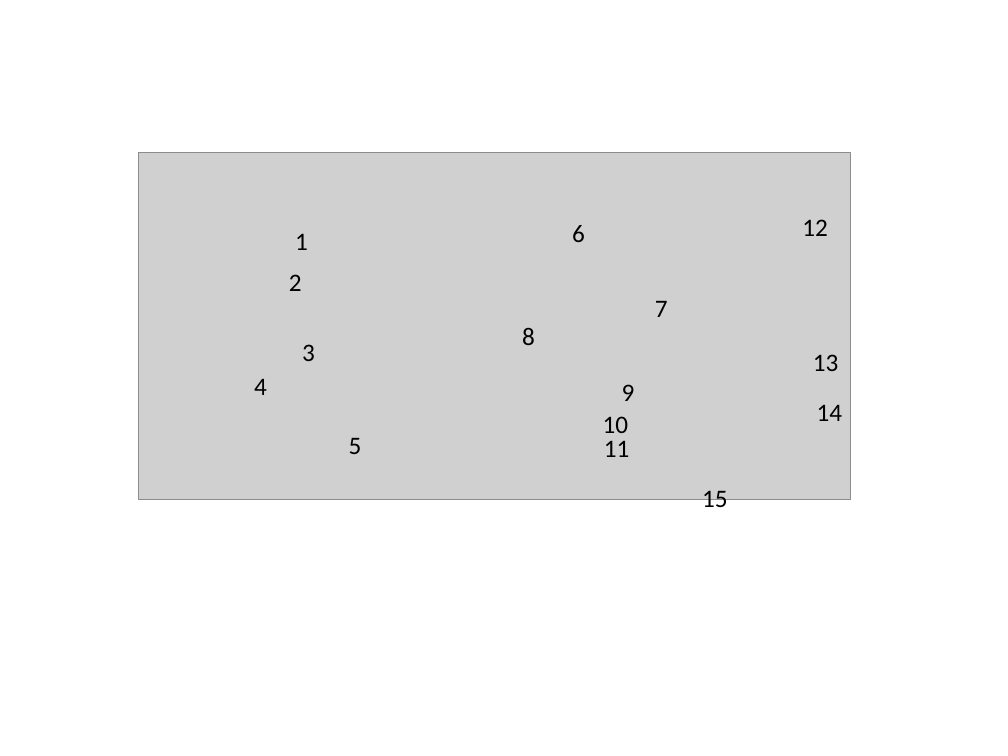
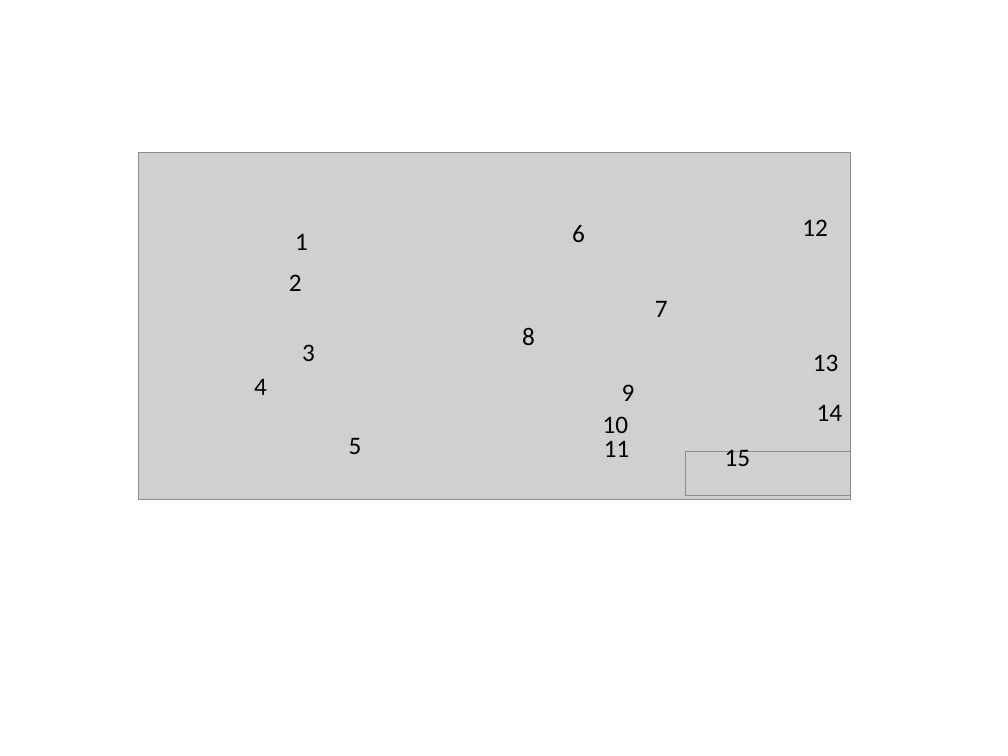
Before and after one commit to DePrettoM/EEGpal, a slide deck: slide 23 of Manuels/picture_EEGpal_manuals.pptx. Drawn at 1008x756 pixels with LibreOffice and Linux fonts; fonts in the diff are those of the drawing; grey boxes stand for pictures. Boxes give left, top, right and bottom in pixels: in the first picture for what was removed or moved away, otherwise in the second. Text is boxed around its words. In the diff, an @@ line names an element or a change of style, - is before the commit and + after.

```diff
--- a/Manuels/picture_EEGpal_manuals.pptx
+++ b/Manuels/picture_EEGpal_manuals.pptx
@@ text "15" rewrapped from (702,490,728,514) to (725,449,751,466) @@
@@ picture added at (685,451,851,495) @@
```
Also in this commit, not shown: 9 other slides changed, 24 other files.
